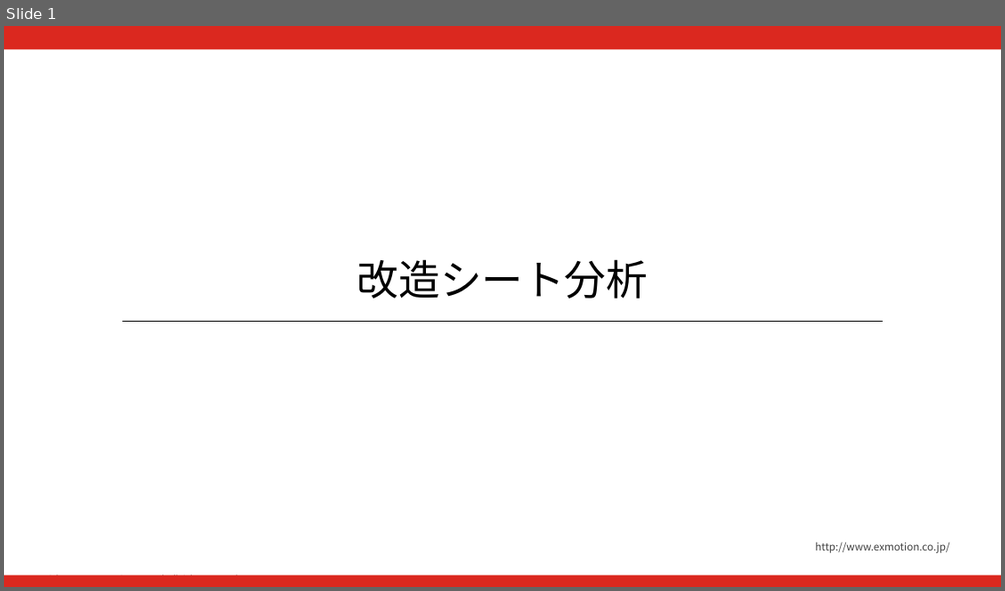
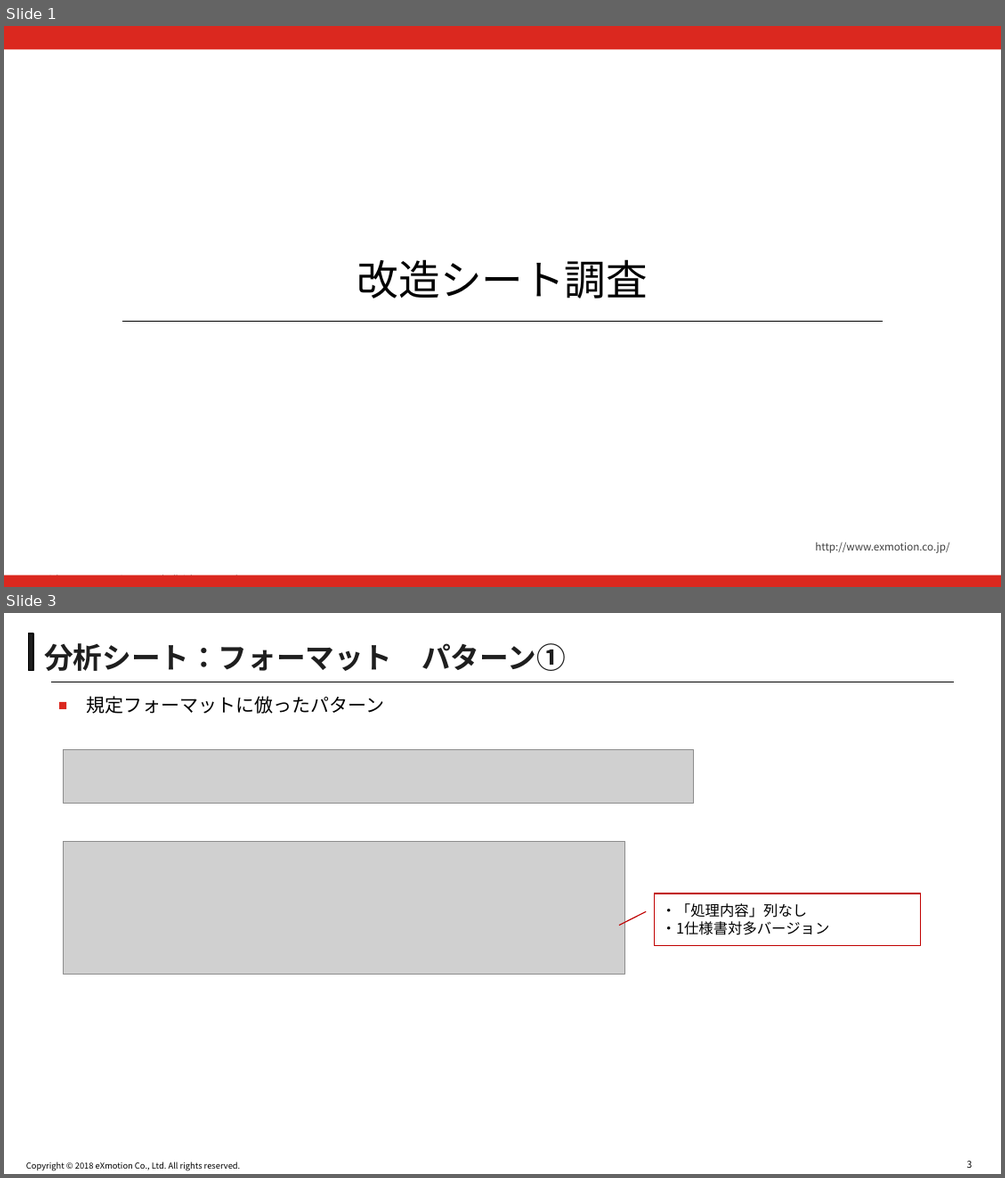
Before and after one commit to akirasueyoshi/nikon_work, a slide deck: 改造シート_exmPC.pptx. Shown one above the other, each under a label of ours: slide 1 before the commit, slides 1 and 3 after it; the slides between them are not shown. The pictures are 1005x591 and 1005x1178 pixels, drawn with LibreOffice and Linux fonts; fonts in the diff are those of the drawing; grey boxes stand for pictures; background and template pictures are left out. Boxes give left, top, right and bottom in pixels: in the first picture for what was removed or moved away, otherwise in the second. Text is boxed around its words. In the diff, an @@ line names an element or a change of style, - is before the commit and + after.

```diff
--- a/改造シート_exmPC.pptx
+++ b/改造シート_exmPC.pptx
@@ slide 3 added at (4, 613, 1001, 1174), background #FFFFFF; not listed: 1 template element that a slide beside it also shows @@
@@ rectangle added at (29, 634, 34, 671), fill #1E1E1E, outline #000000 1.5 pt @@
@@ title added at (44, 643, 566, 671), 28 pt, text #1E1E1E, bold @@
+分析シート：フォーマット パターン①
@@ line added from (51, 682) to (954, 682), #000000 0.75 pt @@
@@ text added at (87, 696, 385, 714), 18 pt, text #000000 @@
+■ 規定フォーマットに倣ったパターン
@@ picture added at (63, 750, 694, 803) @@
@@ picture added at (63, 842, 625, 973) @@
@@ border callout added at (654, 893, 920, 945), fill #FFFFFF, outline #C00000 1 pt, 14 pt, text #000000 @@
+・「処理内容」列なし
+・1仕様書対多バージョン
@@ page number added at (967, 1160, 972, 1167), 9 pt, text #000000 @@
+3
@@ slide 1 changed as well @@
@@ title at (357, 259, 647, 298): text changed @@
-改造シート分析
+改造シート調査
```
Also in this commit, not shown: 3 other slides changed, 4 other slides added, 1 slide removed.
